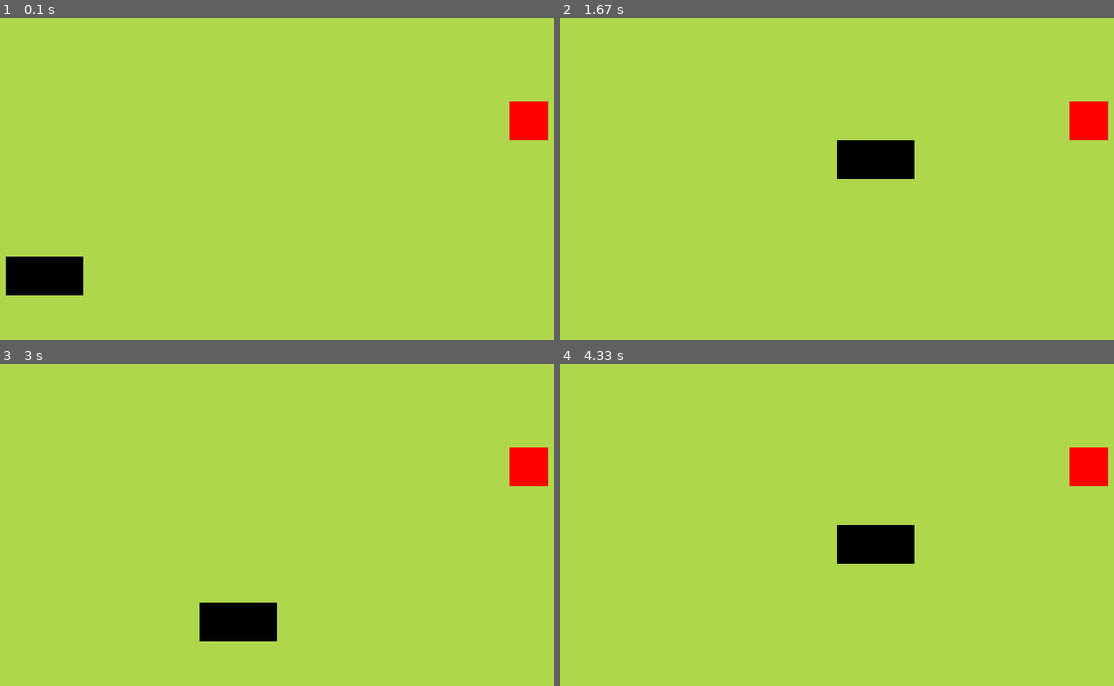
Above: before the commit, frames 1-4 (two rows, left to right).
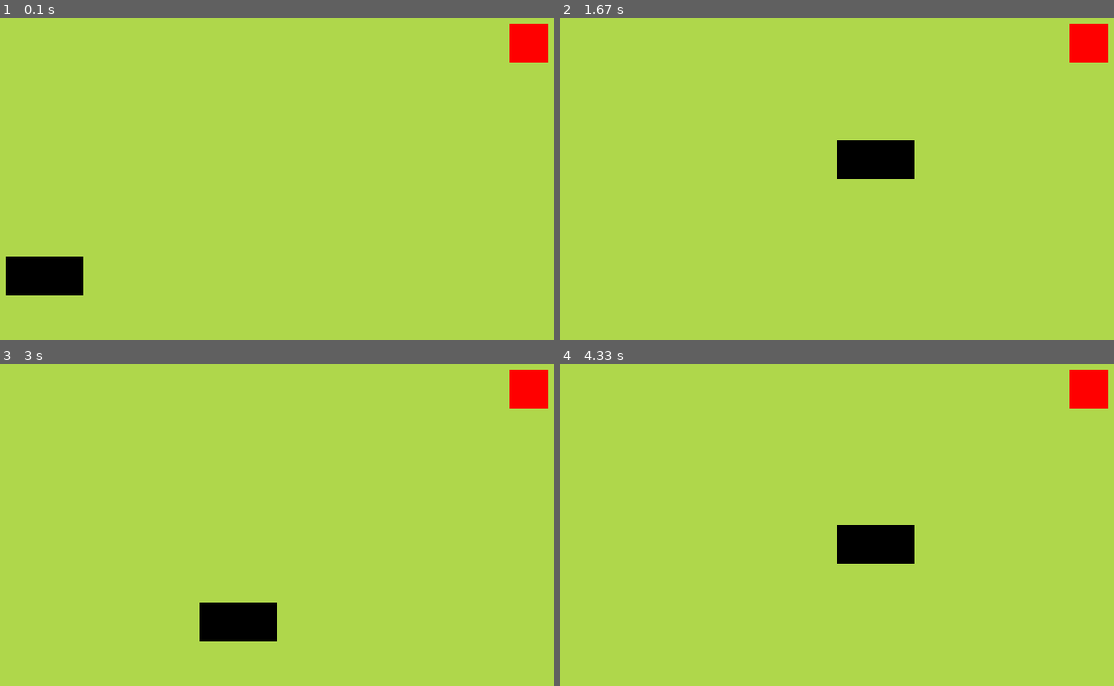
Above: after the commit, the same moments.

Repository: tenos200/snakePygame
Game: pygame game, started from snake.py
The game is run twice, just before and just after one commit, with the same random seed, the same clock (stepped at 60 frames per second) and the same inputs.
Inputs:
- Up to frame 1 (0.1 s): no input
- Up to frame 2 (1.67 s): hold Up 0.83-1.3 s; hold Right from 1.33 s (still down)
- Up to frame 3 (3 s): release Right at 1.8 s; hold Left 1.83-2.37 s; hold Down 2.4-2.7 s; hold Left from 2.73 s (still down)
- Up to frame 4 (4.33 s): release Left at 3.13 s; hold Up 3.17-3.53 s; hold Right 3.57-4.2 s; hold Down from 4.23 s (still down)

The runs differ from the first frame. In frame 1, 1.7% of the frame differs, in the area x 91-99%, y 1-38%; in frame 2, 1.7%; in frame 3, 1.7%; in frame 4, 1.7%.

Commit message:
work in progress

Diff:
--- a/snake.py
+++ b/snake.py
@@ -19,18 +19,26 @@
         copy_body = self.body[:-1]
         copy_body.insert(0, copy_body[0] + self.movement)
         self.body = copy_body
+    def grow(self):
+        #might have to change this method as it appends something outside the playing field
+        self.body.append(v2(-10,-10))
+
 
 
 
 class Food:
     def __init__(self):
+        self.new_position()
+
+    def place_food(self):
+        food_rect = pg.Rect(self.vector.x * cell_size, self.vector.y * cell_size, cell_size, cell_size)
+        pg.draw.rect(board, (255, 0, 0), food_rect)
+
+    def new_position(self):
         self.x = random.randint(0, cell_number - 1)
         self.y = random.randint(0, cell_number - 1)
         self.vector = v2(self.x, self.y)
 
-    def place_food(self):
-        food_rect = pg.Rect(self.vector.x * cell_size, self.vector.y * cell_size, cell_size, cell_size)
-        pg.draw.rect(board, (255, 0, 0), food_rect)
 
 
 
@@ -46,10 +54,9 @@
         self.food.place_food()
     def check_position(self):
         if self.food.vector == self.snake.body[0]:
-            print("Test")
-            self.food = Food()
-            #reposition the fruit
-            # add another block to the snake
+            print("Yummy")
+            self.food.new_position()
+            self.snake.grow()
 
 
 
